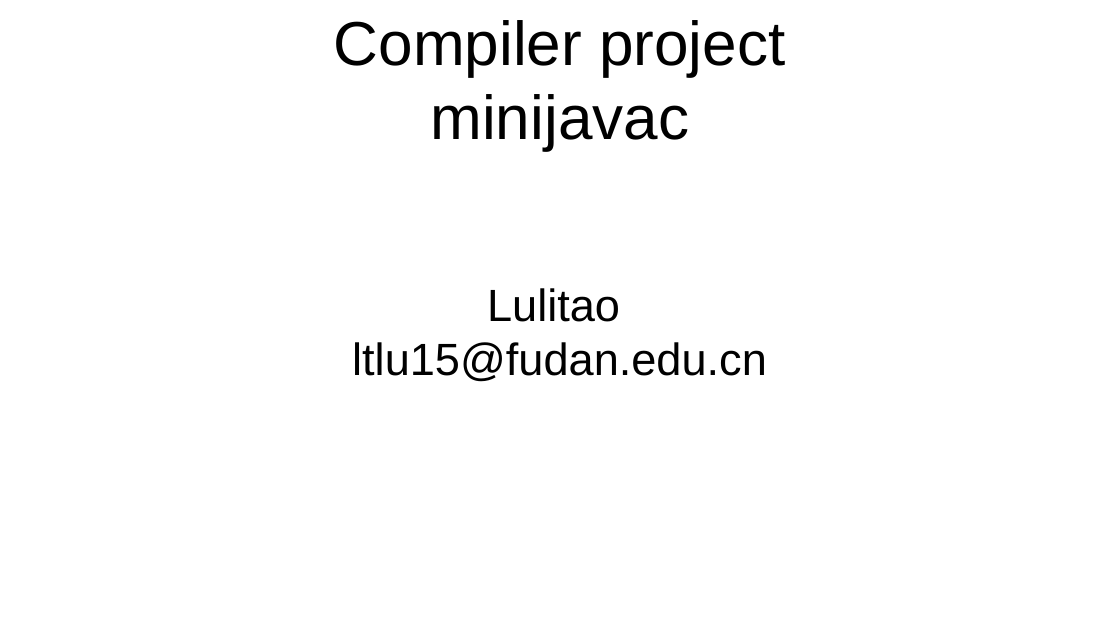
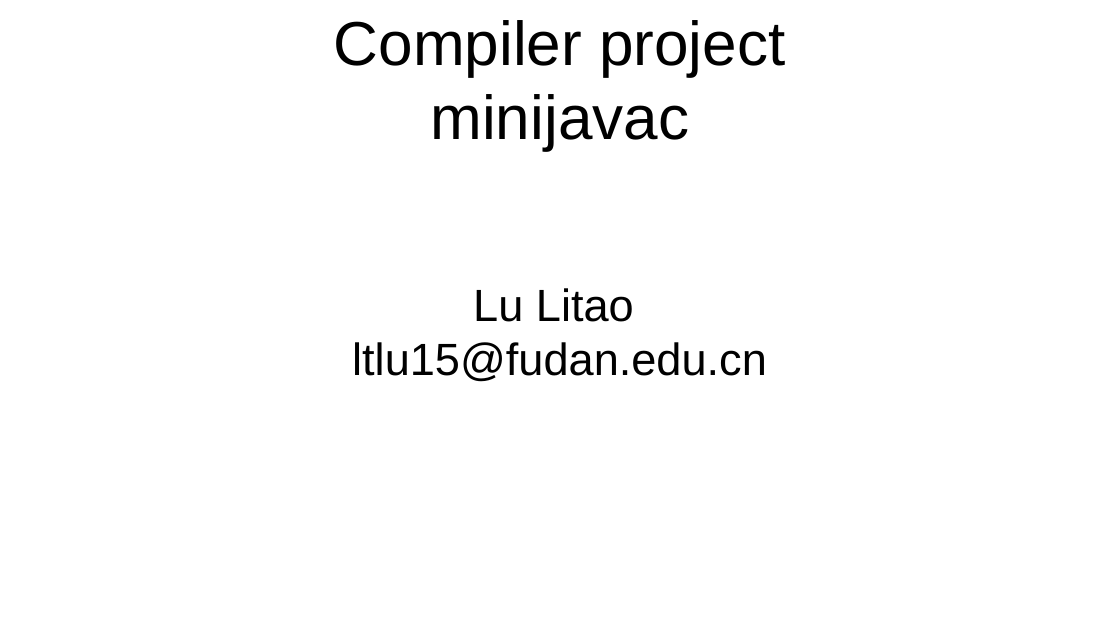
Before and after one commit to lulitao1997/minijavac, a slide deck: slide 1 of doc/report.odp. Drawn at 1120x630 pixels with LibreOffice and Linux fonts; fonts in the diff are those of the drawing. Boxes give left, top, right and bottom in pixels: in the first picture for what was removed or moved away, otherwise in the second. Text is boxed around its words. In the diff, an @@ line names an element or a change of style, - is before the commit and + after.

```diff
--- a/doc/report.odp
+++ b/doc/report.odp
@@ subtitle at (473, 288, 634, 322): text changed @@
-Lulitao
+Lu Litao
```
Also in this commit, not shown: 4 other slides changed, 3 slides added, 1 slide removed, 16 other files.
